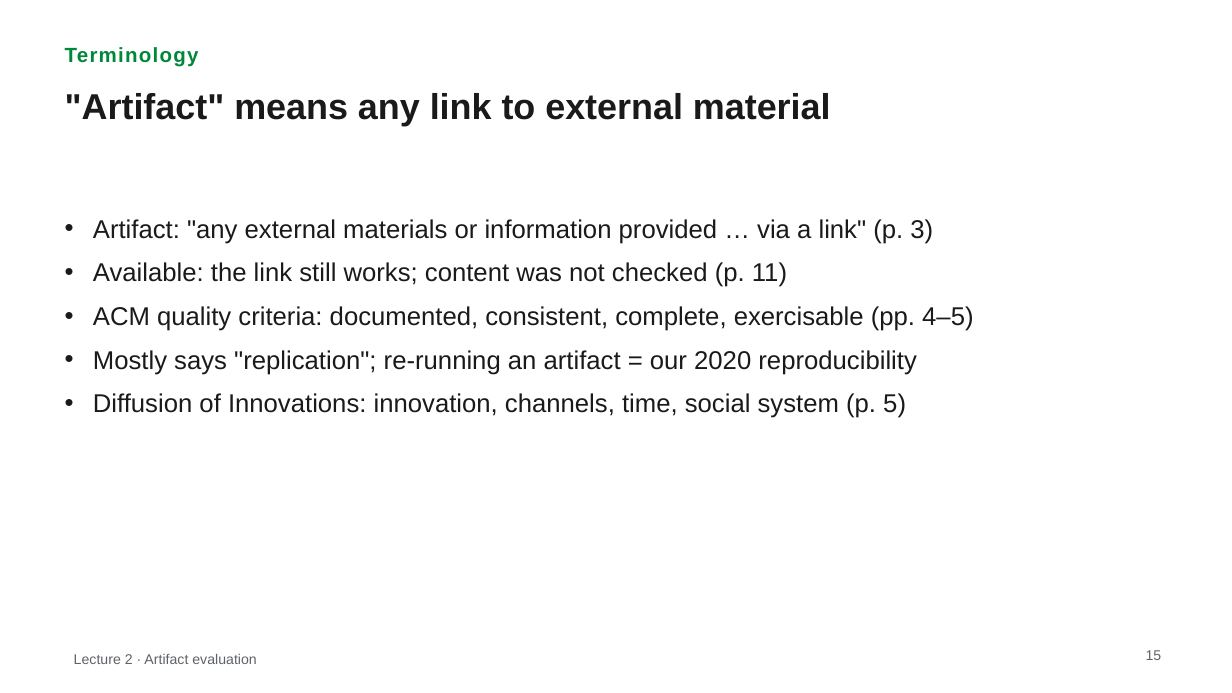
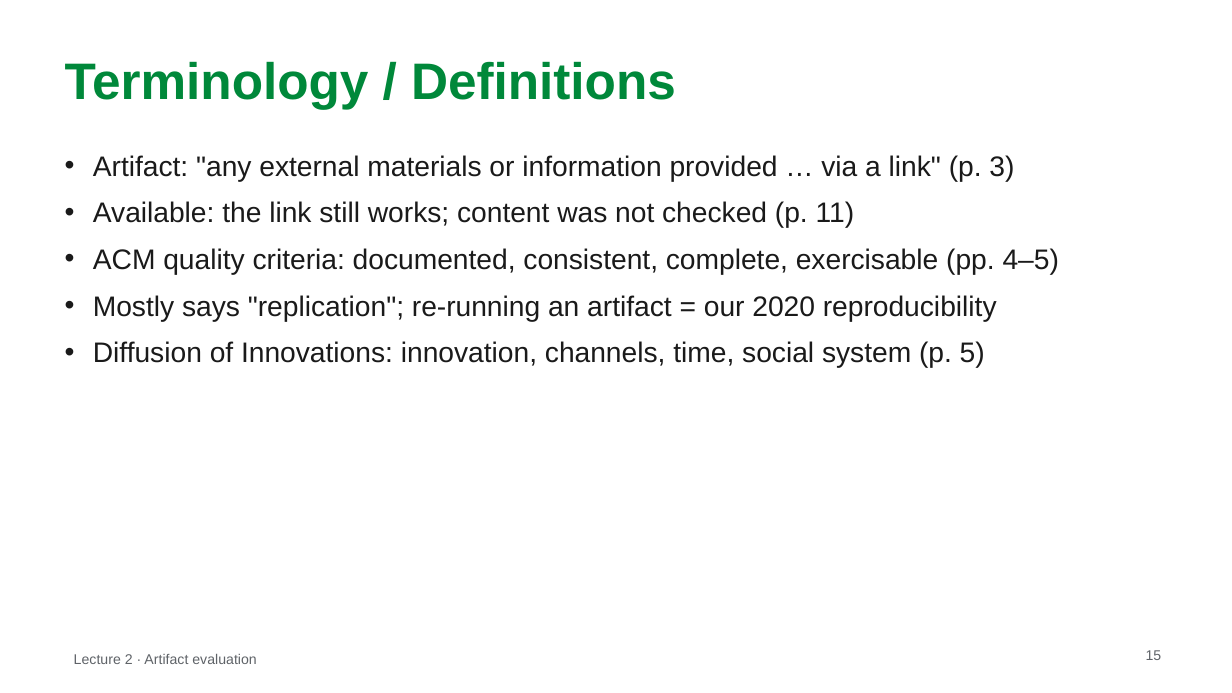
Before and after one commit to MarkAndreDuesing/Reprod_Docs_And_Notes, a slide deck: slide 15 of Vorl_2/slides/lecture2-style-B.pptx. Drawn at 1232x693 pixels with LibreOffice and Linux fonts; fonts in the diff are those of the drawing. Boxes give left, top, right and bottom in pixels: in the first picture for what was removed or moved away, otherwise in the second. Text is boxed around its words. In the diff, an @@ line names an element or a change of style, - is before the commit and + after.

```diff
--- a/Vorl_2/slides/lecture2-style-B.pptx
+++ b/Vorl_2/slides/lecture2-style-B.pptx
@@ text "Terminology / Definitions" at bbox=[65, 61, 676, 109]: vertical alignment top to middle @@
@@ text at bbox=[65, 61, 676, 109]: text changed; size 16 to 40 pt @@
-Terminology
+Terminology / Definitions
@@ text removed at bbox=[65, 93, 831, 126] @@
-"Artifact" means any link to external material
@@ text "Artifact: "any external materials or ...": place and size @@
-text "Artifact: "any external materials or ..." at bbox=[93, 219, 973, 418]
+text "Artifact: "any external materials or ..." at bbox=[93, 155, 1059, 368]
@@ text "Artifact: "any external materials or ..." at bbox=[93, 155, 1059, 368]: size 20 to 22 pt @@
```
Also in this commit, not shown: 26 other slides changed, 2 slides added, 2 slides removed, 2 other files.
